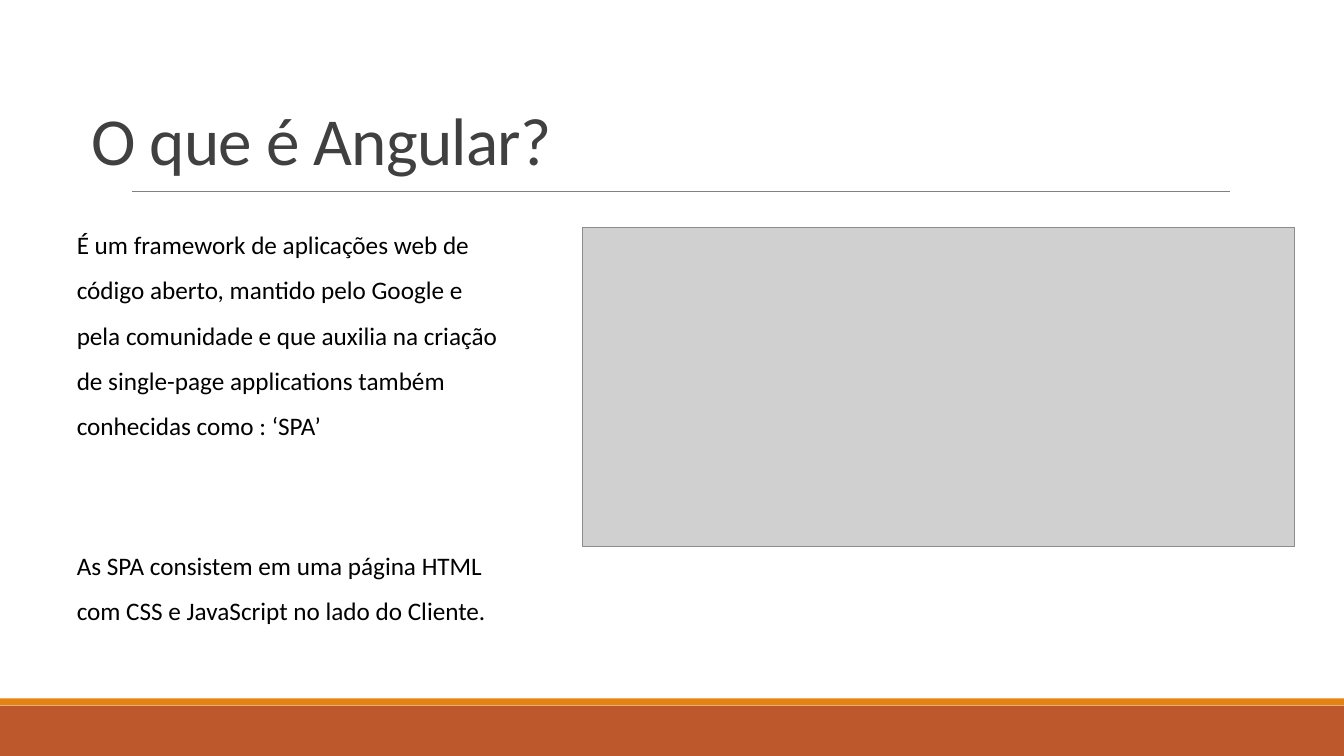
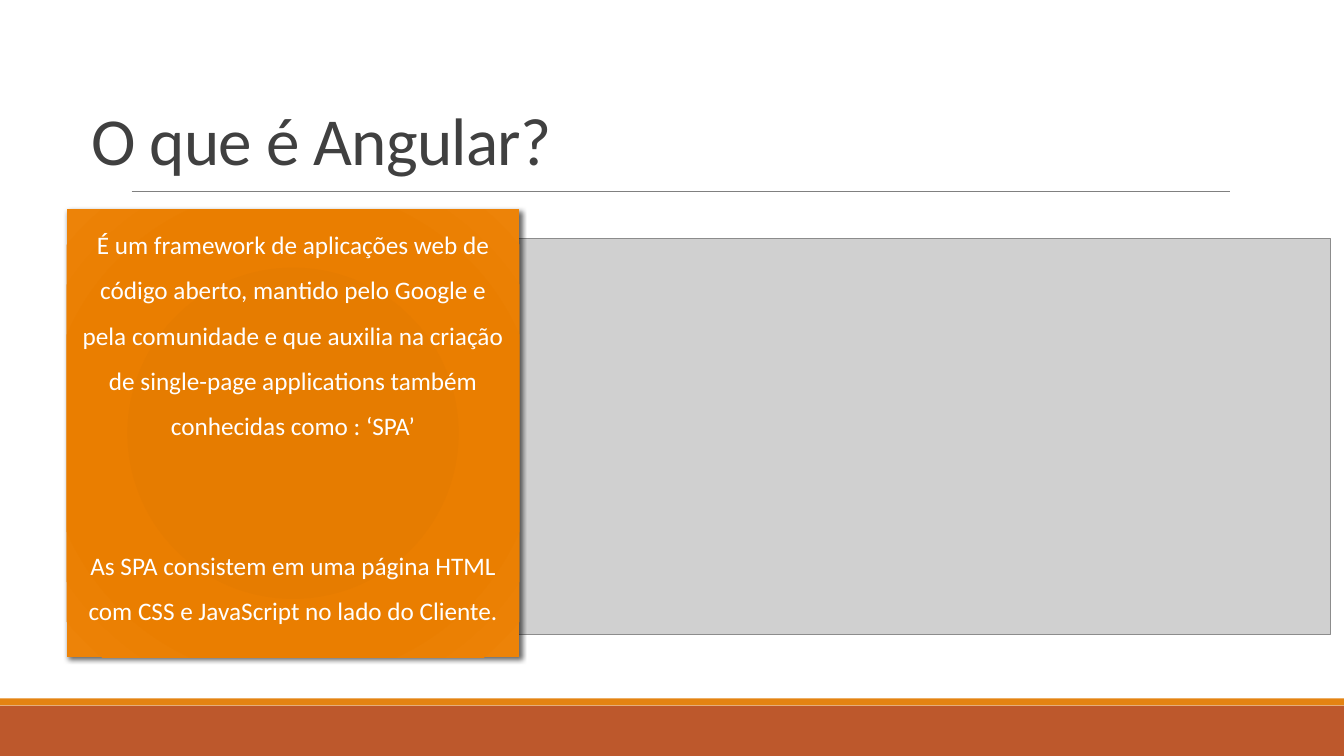
Before and after one commit to juninmd/Curso-Angular-4, a slide deck: slide 3 of Apresentação1.pptx. Drawn at 1344x756 pixels with LibreOffice and Linux fonts; fonts in the diff are those of the drawing; grey boxes stand for pictures. Boxes give left, top, right and bottom in pixels: in the first picture for what was removed or moved away, otherwise in the second. Text is boxed around its words. In the diff, an @@ line names an element or a change of style, - is before the commit and + after.

```diff
--- a/Apresentação1.pptx
+++ b/Apresentação1.pptx
@@ rectangle "É um framework de aplicações ...": place and size @@
-rectangle "É um framework de aplicações ..." at <box>77,234,497,624</box>
+rectangle "É um framework de aplicações ..." at <box>67,210,519,658</box>
@@ rectangle "É um framework de aplicações ..." at <box>67,210,519,658</box>: text colour #000000 to #FFFFFF; alignment left to centre; fill none to gradient #E57B00 to #E87D00 to #EB7E00 to #EF8407; shadow on @@
@@ picture: place and size @@
-picture at <box>583,228,1296,547</box>
+picture at <box>445,238,1330,634</box>
```
Also in this commit, not shown: 2 other slides changed, 7 slides added, 5 other files.
